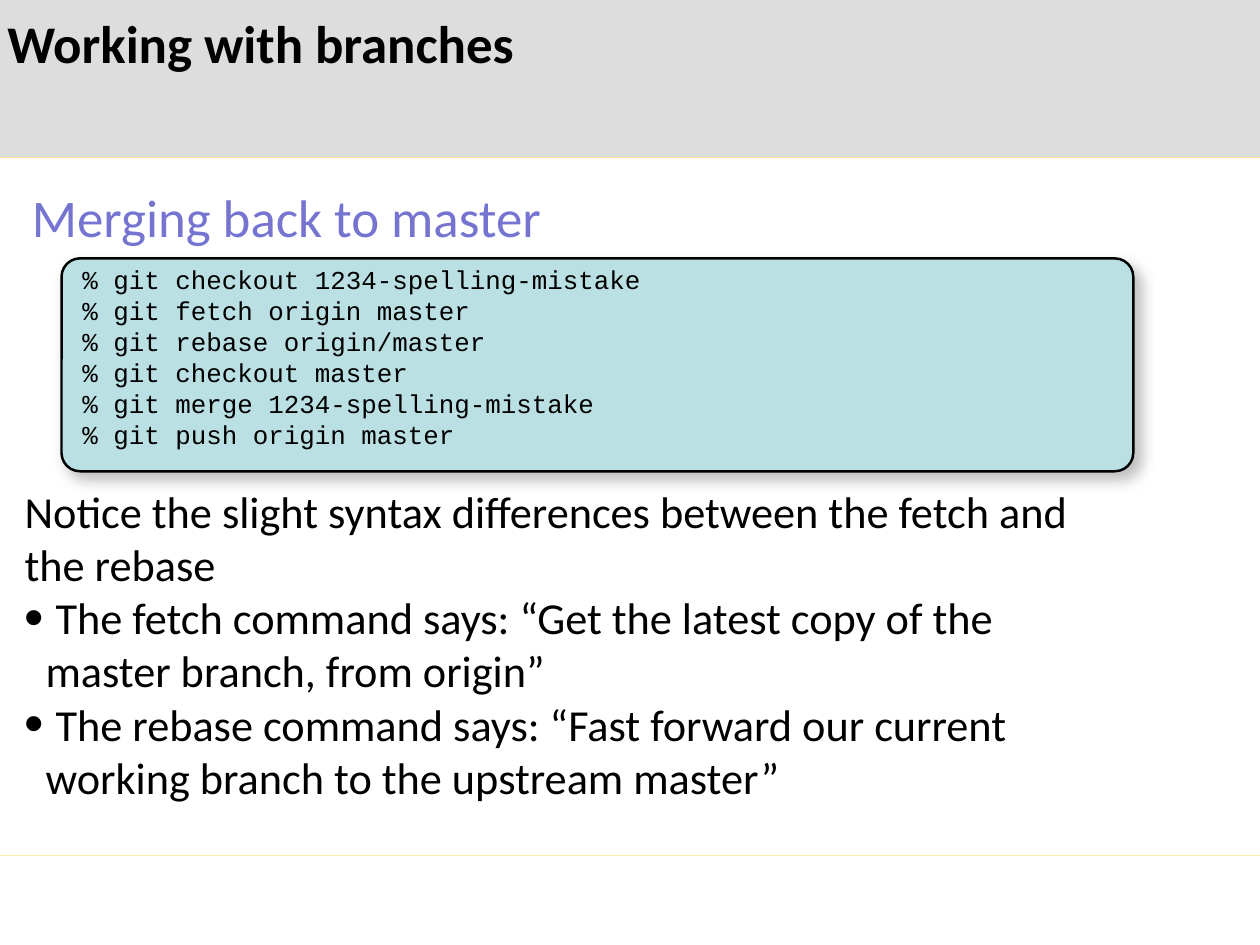
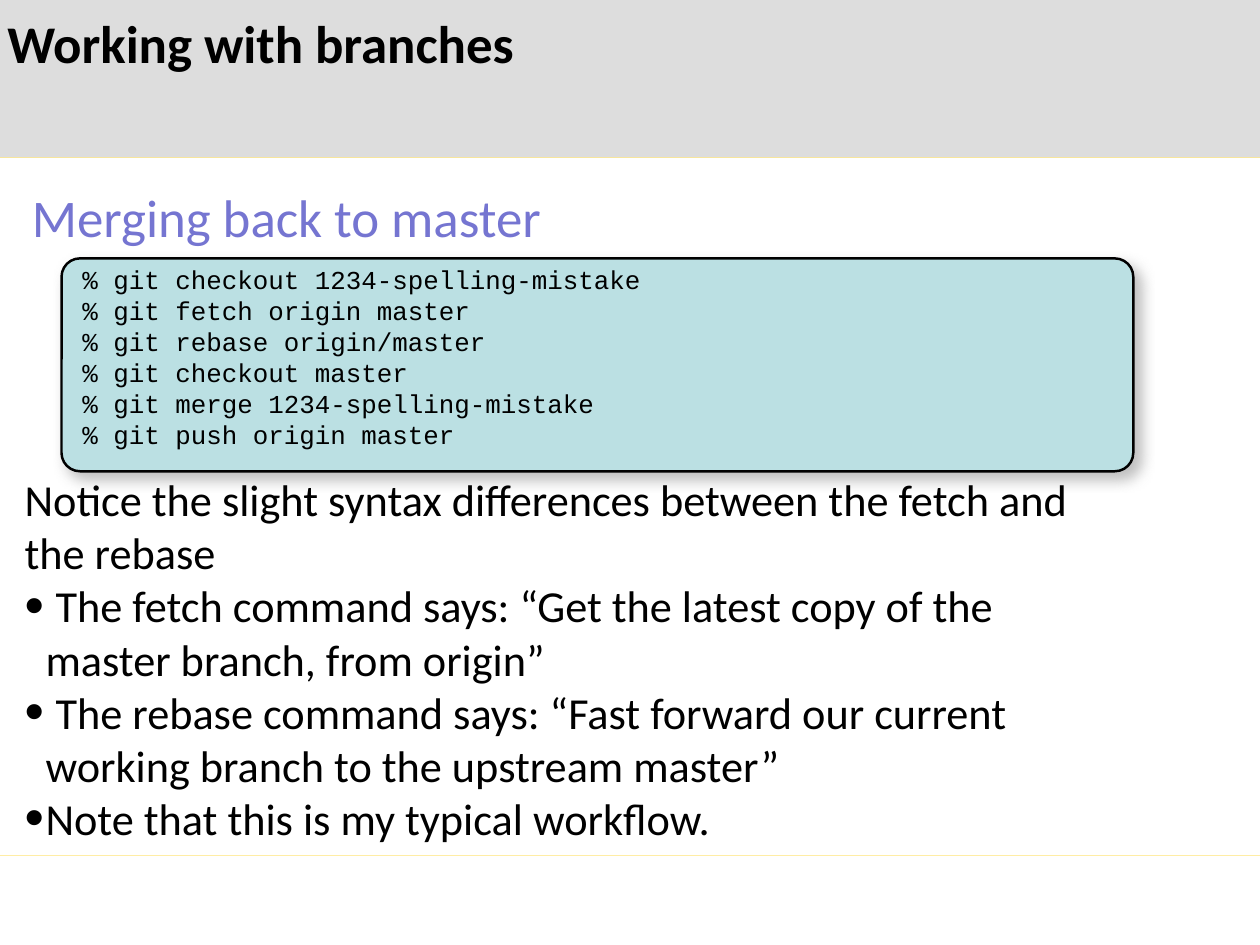
Before and after one commit to mglazer/GitPresentation, a slide deck: slide 16 of presentation.pptx. Drawn at 1260x945 pixels with LibreOffice and Linux fonts; fonts in the diff are those of the drawing; background and template pictures are left out. Boxes give left, top, right and bottom in pixels: in the first picture for what was removed or moved away, otherwise in the second. Text is boxed around its words. In the diff, an @@ line names an element or a change of style, - is before the commit and + after.

Commit message:
Small changes.

```diff
--- a/presentation.pptx
+++ b/presentation.pptx
@@ text "Notice the slight syntax differences ...": place and size @@
-text "Notice the slight syntax differences ..." at (25,497,1067,802)
+text "Notice the slight syntax differences ..." at (25,485,1067,836)
@@ text at (46,804,710,836): paragraph added @@
+• Note that this is my typical workflow.
```
Also in this commit, not shown: 1 other slide changed.
